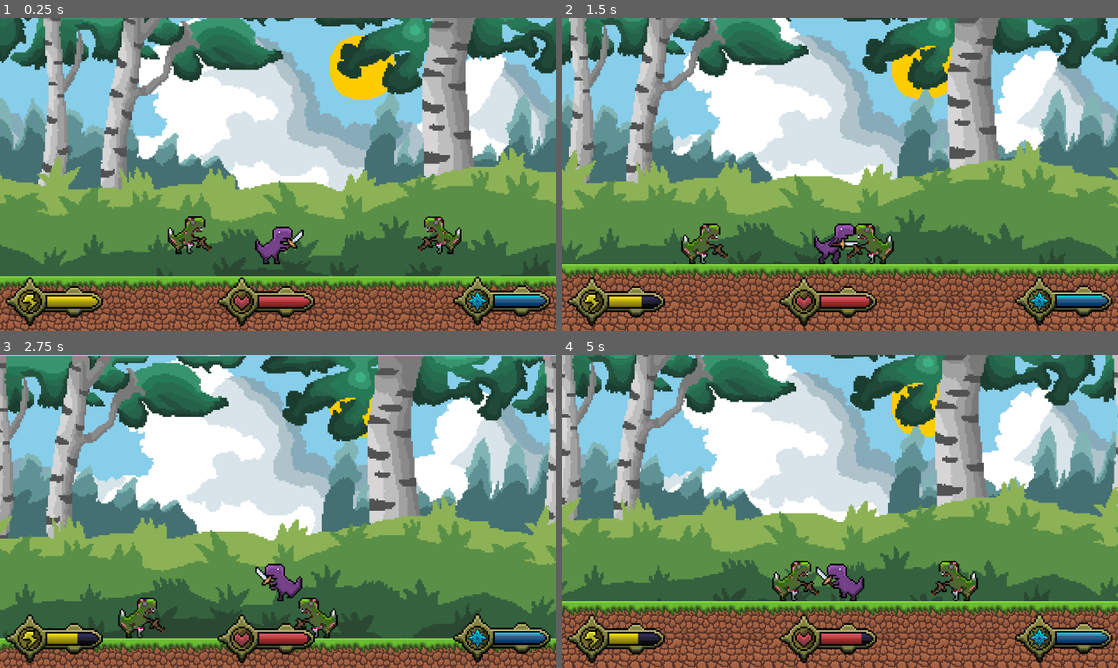
Above: before the commit, frames 1-4 (two rows, left to right).
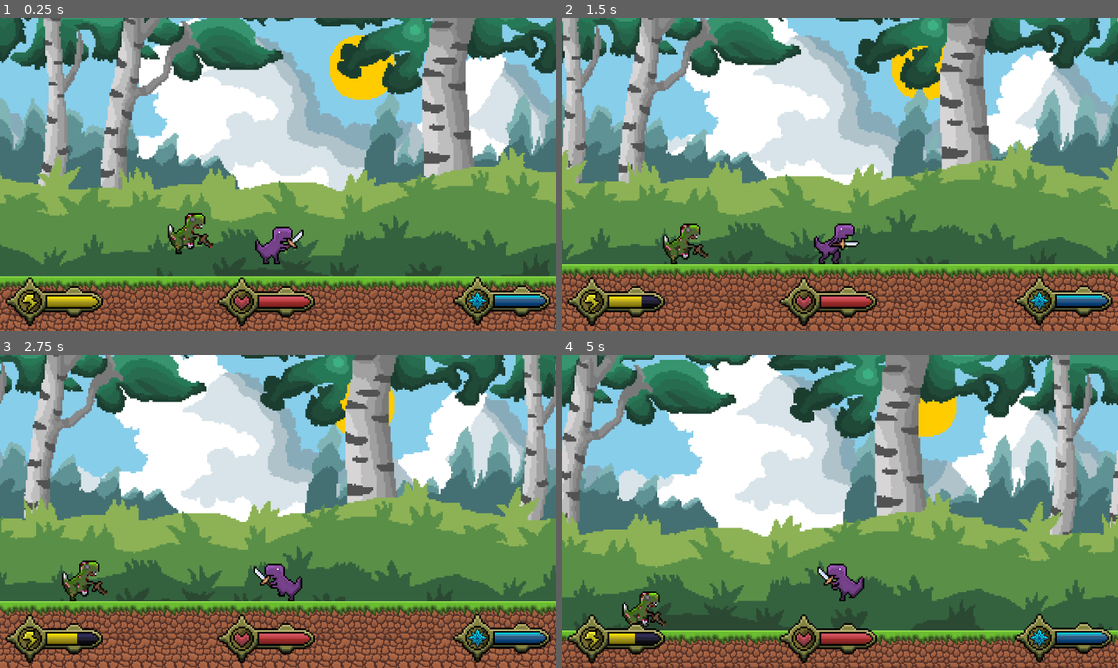
Above: after the commit, the same moments.

Repository: LeeTuah/rexvalley
Game: Godot game, scene res://game_manager.tscn
Same seed, same stepped clock (60 frames per second), same inputs: the game is played once before the commit and once after it.
Inputs (mouse positions are in pixels of both pictures, inside the frame that each line leads up to):
- Up to frame 1 (0.25 s): no input
- Up to frame 2 (1.5 s): tap Enter (ui_accept) at 0.5, 0.77 s; move the mouse to (962, 158) at 0.52 s; hold Right (ui_right) from 0.53 s (still down); tap 1 (magic_fireball) at 0.6 s; click (962, 158) at 0.67 s; move the mouse to (728, 190) at 1.27 s; right-click (728, 190) at 1.35 s
- Up to frame 3 (2.75 s): tap Enter (ui_accept) at 1.52 s; move the mouse to (333, 442) at 2.02 s; release Right (ui_right) at 2.03 s; hold Left (ui_left) from 2.03 s (still down); tap 2 (magic_shield) at 2.1 s
- Up to frame 4 (5 s): move the mouse to (812, 574) at 2.77 s; release Left (ui_left) at 2.78 s; hold Right (ui_right) 2.78-4.28 s; tap Alt at 2.85 s; click (812, 574) at 2.92 s; tap Enter (ui_accept) at 3.02, 3.77, 4.52 s; move the mouse to (1006, 558) at 3.52 s; tap Shift at 3.6 s; move the mouse to (673, 464) at 4.27 s; hold Left (ui_left) from 4.28 s (still down); tap 1 (magic_fireball) at 4.35 s

The runs differ from the first frame. In frame 1, 0.9% of the frame differs, in the area x 30-83%, y 62-76%; in frame 2, 32%; in frame 3, 62%; in frame 4, 64%, in the area x 0-100%, y 0-100%.

Commit message:
Added zombie sword slash, death blood splatter and made some tweaks

Diff:
--- a/game_manager.tscn
+++ b/game_manager.tscn
@@ -50,6 +50,3 @@
 
 [node name="zombie" parent="." unique_id=1675127161 instance=ExtResource("9_gth8u")]
 position = Vector2(512, 656)
-
-[node name="zombie2" parent="." unique_id=95634133 instance=ExtResource("9_gth8u")]
-position = Vector2(1272, 656)
--- a/scenes/player/player.gd
+++ b/scenes/player/player.gd
@@ -242,4 +242,4 @@
 func _on_sword_hitbox_body_entered(body: Node2D) -> void:
 	if (body.has_method("take_damage")):
 		# body.take_damage(5, Vector2(global.player_direction, -1.5), 250.0, 2.3);
-		body.take_damage(20, Vector2(global.player_direction, 0.0), 250.0, 2.3);
+		body.take_damage(20, Vector2(global.player_direction, -1.2), 250.0, 2.3);
--- a/scenes/zombie/zombie.gd
+++ b/scenes/zombie/zombie.gd
@@ -1,6 +1,10 @@
 extends CharacterBody2D
 
 @onready var animated_sprite = $AnimatedSprite2D;
+@onready var attack_area = $attack_area_hitbox
+@onready var zombie_sword_hitbox = $zombie_sword_hitbox
+@onready var sword_slash1_hitbox = $zombie_sword_hitbox/sword_slash1_hitbox
+@onready var death_blud = $death_blud
 
 const SPEED = 100.0
 const JUMP_VELOCITY = -400.0
@@ -10,22 +14,42 @@
 var health_point = MAX_HEALTH;
 
 var knockback_countdown = 0.0;
-
 var player_to_zombie_dirn = 0;
 
 const ZOMBIE_HITBOX_OFFSET = [13.0, 70.0];
+
+var player_in_range = false
+var is_attacking = false
+var player_vulnerable = false
+
+var attack_time = 0.0
+var ATTACK_COOLDOWNS = {
+	"sword_slash1":0.4
+}
+
+var death_timer = 0.0
 
 func take_damage(damage: float, direction: Vector2, knockback: float, knockback_cooldown: float):
 	health_point -= damage;
 	health_point = clamp(health_point, 0.0, MAX_HEALTH);
 	if (health_point <= 0.0):
-		queue_free();
+		death_blud.emitting = true
+		animated_sprite.visible = false
+		death_timer.start()
 
 	velocity = knockback * direction;
 	knockback_countdown = knockback_cooldown;
 
+
 func _ready() -> void:
 	animated_sprite.play("idle");
+	sword_slash1_hitbox.set_deferred("disabled", true)
+	death_blud.emitting = false
+
+	death_timer = Timer.new()
+	add_child(death_timer)
+	death_timer.wait_time = 1.5
+	death_timer.connect("timeout", queue_free)
 
 func _physics_process(delta: float) -> void:
 	player_to_zombie_dirn = sign((global.player_position.x - position.x));
@@ -33,23 +57,63 @@
 	if not is_on_floor():
 		velocity += get_gravity() * delta
 
+	if attack_time >= 0.0:
+		attack_time -= delta
+		if attack_time <= 0.0:
+			is_attacking = false
+			sword_slash1_hitbox.set_deferred("disabled", true)
+
+
+	if player_in_range and not is_attacking:
+		animated_sprite.play("sword_slash1")
+		is_attacking = true
+		attack_time = ATTACK_COOLDOWNS[animated_sprite.animation]
+		sword_slash1_hitbox.set_deferred("disabled", false)
+
+		if player_vulnerable:
+			global.current_health -= ZOMBIE_DAMAGE
+
 	if (knockback_countdown > 0.0):
 		knockback_countdown -= delta;
 		velocity.x = move_toward(velocity.x, 0, 200 * delta);
+		animated_sprite.play("idle")
+
+	elif not is_attacking:
+		velocity.x = player_to_zombie_dirn * SPEED;
+		animated_sprite.play("walk")
 
 	else:
-		velocity.x = player_to_zombie_dirn * SPEED;
+		velocity.x = 0.0
 
 	move_and_slide()
+
 
 func _process(_delta: float) -> void:
 	player_to_zombie_dirn = sign((global.player_position.x - position.x));
 
-	$AnimatedSprite2D.flip_h = player_to_zombie_dirn < 0;
+	animated_sprite.flip_h = player_to_zombie_dirn < 0;
 	$zombie_hitbox.position.x = ZOMBIE_HITBOX_OFFSET[0] if player_to_zombie_dirn < 0 else -ZOMBIE_HITBOX_OFFSET[0];
-	$zombie_sword_hitbox.position.x = -ZOMBIE_HITBOX_OFFSET[1] if player_to_zombie_dirn < 0 else ZOMBIE_HITBOX_OFFSET[1];
+	zombie_sword_hitbox.position.x = -ZOMBIE_HITBOX_OFFSET[1] if player_to_zombie_dirn < 0 else ZOMBIE_HITBOX_OFFSET[1];
+
+
+func _on_attack_area_hitbox_body_entered(body: Node2D) -> void:
+	if body.name == "player":
+		print("In range to attack")
+		player_in_range = true
+
+
+func _on_attack_area_hitbox_body_exited(body: Node2D) -> void:
+	if body.name == "player":
+		player_in_range = false
 
 
 func _on_zombie_sword_hitbox_body_entered(body: Node2D) -> void:
-	if (body.name == "player"):
-		global.current_health -= ZOMBIE_DAMAGE;
+	if body.name == "player":
+		global.current_health -= ZOMBIE_DAMAGE
+		player_vulnerable = true
+
+
+
+func _on_zombie_sword_hitbox_body_exited(body: Node2D) -> void:
+	if body.name == "player":
+		player_vulnerable = false
--- a/scenes/zombie/zombie.tscn
+++ b/scenes/zombie/zombie.tscn
@@ -2,6 +2,8 @@
 
 [ext_resource type="Script" uid="uid://cijw3da0a35k" path="res://scenes/zombie/zombie.gd" id="1_ncyl7"]
 [ext_resource type="Texture2D" uid="uid://bceiidb1t21ie" path="res://assets/enemies/zombie_idle_spritesheet.png" id="1_nlave"]
+[ext_resource type="Texture2D" uid="uid://c6bedrtfpjruv" path="res://assets/enemies/zombie-slash1.png" id="3_r1l86"]
+[ext_resource type="Texture2D" uid="uid://csskpbj4qduao" path="res://assets/enemies/zombie-walk.png" id="4_rovuw"]
 
 [sub_resource type="AtlasTexture" id="AtlasTexture_ncyl7"]
 atlas = ExtResource("1_nlave")
@@ -10,6 +12,50 @@
 [sub_resource type="AtlasTexture" id="AtlasTexture_6mvc3"]
 atlas = ExtResource("1_nlave")
 region = Rect2(64, 0, 64, 64)
+
+[sub_resource type="AtlasTexture" id="AtlasTexture_d2kyw"]
+atlas = ExtResource("3_r1l86")
+region = Rect2(0, 0, 64, 64)
+
+[sub_resource type="AtlasTexture" id="AtlasTexture_1eykj"]
+atlas = ExtResource("3_r1l86")
+region = Rect2(64, 0, 64, 64)
+
+[sub_resource type="AtlasTexture" id="AtlasTexture_lamel"]
+atlas = ExtResource("3_r1l86")
+region = Rect2(128, 0, 64, 64)
+
+[sub_resource type="AtlasTexture" id="AtlasTexture_x18kf"]
+atlas = ExtResource("3_r1l86")
+region = Rect2(192, 0, 64, 64)
+
+[sub_resource type="AtlasTexture" id="AtlasTexture_ltkux"]
+atlas = ExtResource("3_r1l86")
+region = Rect2(256, 0, 64, 64)
+
+[sub_resource type="AtlasTexture" id="AtlasTexture_aymqy"]
+atlas = ExtResource("4_rovuw")
+region = Rect2(0, 0, 64, 64)
+
+[sub_resource type="AtlasTexture" id="AtlasTexture_4k7nl"]
+atlas = ExtResource("4_rovuw")
+region = Rect2(64, 0, 64, 64)
+
+[sub_resource type="AtlasTexture" id="AtlasTexture_hy5tm"]
+atlas = ExtResource("4_rovuw")
+region = Rect2(128, 0, 64, 64)
+
+[sub_resource type="AtlasTexture" id="AtlasTexture_a5kb4"]
+atlas = ExtResource("4_rovuw")
+region = Rect2(192, 0, 64, 64)
+
+[sub_resource type="AtlasTexture" id="AtlasTexture_vwmx8"]
+atlas = ExtResource("4_rovuw")
+region = Rect2(256, 0, 64, 64)
+
+[sub_resource type="AtlasTexture" id="AtlasTexture_bxjsn"]
+atlas = ExtResource("4_rovuw")
+region = Rect2(320, 0, 64, 64)
 
 [sub_resource type="SpriteFrames" id="SpriteFrames_nrgbc"]
 animations = [{
@@ -23,12 +69,85 @@
 "loop": 1,
 "name": &"idle",
 "speed": 1.0
+}, {
+"frames": [{
+"duration": 1.0,
+"texture": SubResource("AtlasTexture_d2kyw")
+}, {
+"duration": 1.0,
+"texture": SubResource("AtlasTexture_1eykj")
+}, {
+"duration": 1.0,
+"texture": SubResource("AtlasTexture_lamel")
+}, {
+"duration": 1.0,
+"texture": SubResource("AtlasTexture_x18kf")
+}, {
+"duration": 1.0,
+"texture": SubResource("AtlasTexture_ltkux")
+}],
+"loop": 0,
+"name": &"sword_slash1",
+"speed": 9.0
+}, {
+"frames": [{
+"duration": 1.0,
+"texture": SubResource("AtlasTexture_aymqy")
+}, {
+"duration": 1.0,
+"texture": SubResource("AtlasTexture_4k7nl")
+}, {
+"duration": 1.0,
+"texture": SubResource("AtlasTexture_hy5tm")
+}, {
+"duration": 1.0,
+"texture": SubResource("AtlasTexture_a5kb4")
+}, {
+"duration": 1.0,
+"texture": SubResource("AtlasTexture_vwmx8")
+}, {
+"duration": 1.0,
+"texture": SubResource("AtlasTexture_bxjsn")
+}],
+"loop": 1,
+"name": &"walk",
+"speed": 5.0
 }]
 
 [sub_resource type="RectangleShape2D" id="RectangleShape2D_nrgbc"]
 size = Vector2(108, 108)
 
 [sub_resource type="CapsuleShape2D" id="CapsuleShape2D_p3lo5"]
+radius = 16.341755
+height = 32.68351
+
+[sub_resource type="CapsuleShape2D" id="CapsuleShape2D_ob1uy"]
+radius = 16.341755
+height = 32.68351
+
+[sub_resource type="Gradient" id="Gradient_r1l86"]
+offsets = PackedFloat32Array(0, 0, 1)
+colors = PackedColorArray(0.72156864, 0.15686275, 0.15686275, 1, 0.43137255, 0.09411765, 0.09411765, 1, 0.1764706, 0.039215688, 0.039215688, 0)
+
+[sub_resource type="GradientTexture2D" id="GradientTexture2D_1eykj"]
+gradient = SubResource("Gradient_r1l86")
+width = 7
+height = 8
+fill_to = Vector2(1, 1)
+
+[sub_resource type="ParticleProcessMaterial" id="ParticleProcessMaterial_d2kyw"]
+lifetime_randomness = 1.0
+particle_flag_disable_z = true
+emission_shape = 3
+emission_box_extents = Vector3(1, 1, 1)
+angle_min = 1.0728835e-05
+angle_max = 90.000015
+direction = Vector3(1, 1, 0)
+spread = 180.0
+initial_velocity_min = 50.0
+initial_velocity_max = 150.0
+gravity = Vector3(0, 100, 0)
+scale_min = 0.5
 
 [node name="zombie" type="CharacterBody2D" unique_id=1675127161]
 script = ExtResource("1_ncyl7")
@@ -36,8 +155,9 @@
 [node name="AnimatedSprite2D" type="AnimatedSprite2D" parent="." unique_id=770829384]
 scale = Vector2(4.5, 4.5)
 sprite_frames = SubResource("SpriteFrames_nrgbc")
-animation = &"idle"
-frame_progress = 0.30923992
+animation = &"sword_slash1"
+frame = 4
+frame_progress = 1.0
 
 [node name="zombie_hitbox" type="CollisionShape2D" parent="." unique_id=806944028]
 position = Vector2(-13, 4)
@@ -48,8 +168,26 @@
 rotation = 1.5707964
 scale = Vector2(3.1340942, -2.6924891)
 
-[node name="CollisionShape2D" type="CollisionShape2D" parent="zombie_sword_hitbox" unique_id=548299028]
-position = Vector2(6.0858054e-07, 3.143195e-14)
+[node name="sword_slash1_hitbox" type="CollisionShape2D" parent="zombie_sword_hitbox" unique_id=548299028]
+position = Vector2(-0.63814235, 0.7428069)
 shape = SubResource("CapsuleShape2D_p3lo5")
 
+[node name="attack_area_hitbox" type="Area2D" parent="." unique_id=1634643001]
+
+[node name="attack_range" type="CollisionShape2D" parent="attack_area_hitbox" unique_id=1544503736]
+position = Vector2(72, 2)
+rotation = 1.5707964
+scale = Vector2(3.1340942, -2.6924891)
+shape = SubResource("CapsuleShape2D_ob1uy")
+
+[node name="death_blud" type="GPUParticles2D" parent="." unique_id=2034976372]
+position = Vector2(0, 55)
+amount = 50
+texture = SubResource("GradientTexture2D_1eykj")
+explosiveness = 0.15
+process_material = SubResource("ParticleProcessMaterial_d2kyw")
+
 [connection signal="body_entered" from="zombie_sword_hitbox" to="." method="_on_zombie_sword_hitbox_body_entered"]
+[connection signal="body_exited" from="zombie_sword_hitbox" to="." method="_on_zombie_sword_hitbox_body_exited"]
+[connection signal="body_entered" from="attack_area_hitbox" to="." method="_on_attack_area_hitbox_body_entered"]
+[connection signal="body_exited" from="attack_area_hitbox" to="." method="_on_attack_area_hitbox_body_exited"]
Binary file added: assets/enemies/zombie-slash1.png
Not shown, added: assets/enemies/zombie-slash1.png.import
Binary file added: assets/enemies/zombie-walk.png
Not shown, added: assets/enemies/zombie-walk.png.import
